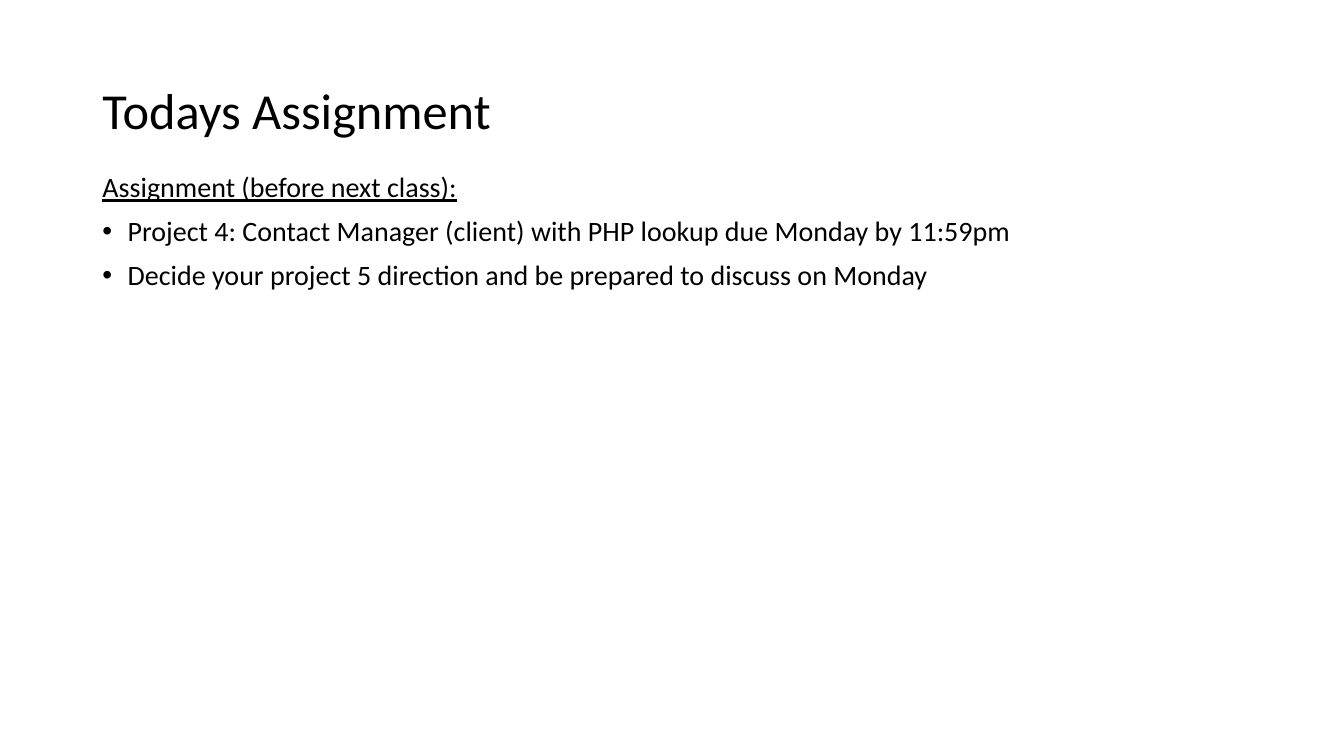
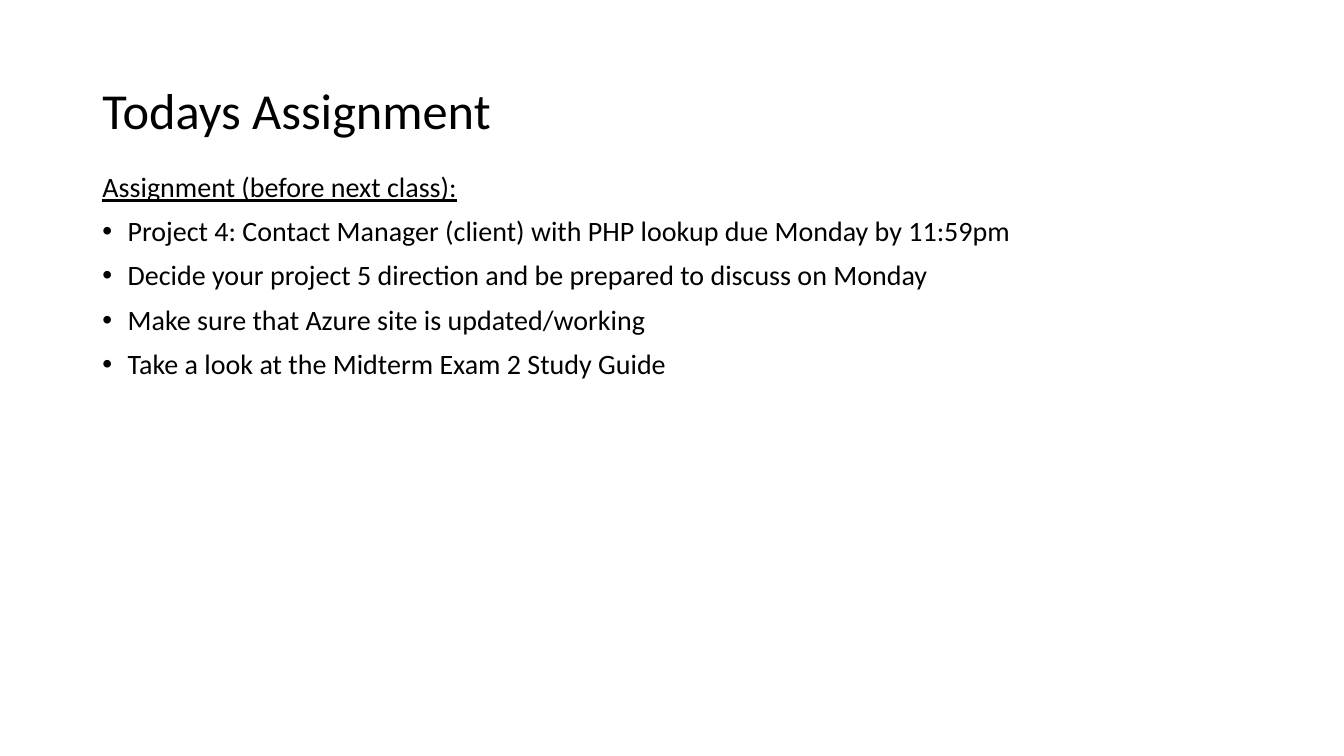
Before and after one commit to EricJPogue/www-epogue-info, a slide deck: slide 5 of CPSC-24700/Presentations/session-31.pptx. Drawn at 1344x756 pixels with LibreOffice and Linux fonts; fonts in the diff are those of the drawing. Boxes give left, top, right and bottom in pixels: in the first picture for what was removed or moved away, otherwise in the second. Text is boxed around its words. In the diff, an @@ line names an element or a change of style, - is before the commit and + after.

```diff
--- a/CPSC-24700/Presentations/session-31.pptx
+++ b/CPSC-24700/Presentations/session-31.pptx
@@ text at (128,310,665,379): paragraphs added @@
+• Make sure that Azure site is updated/working
+• Take a look at the Midterm Exam 2 Study Guide
```
Also in this commit, not shown: 2 other files.
